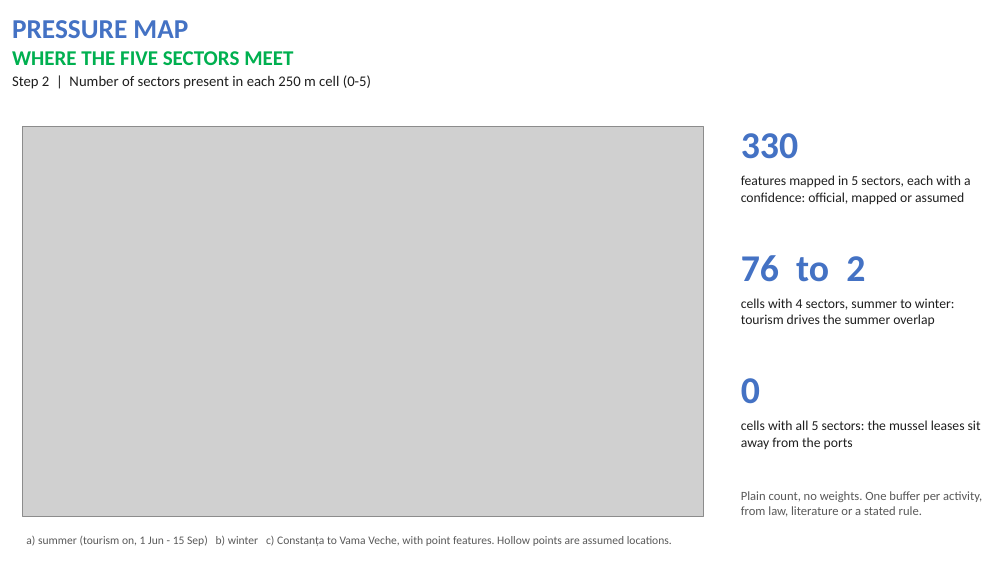
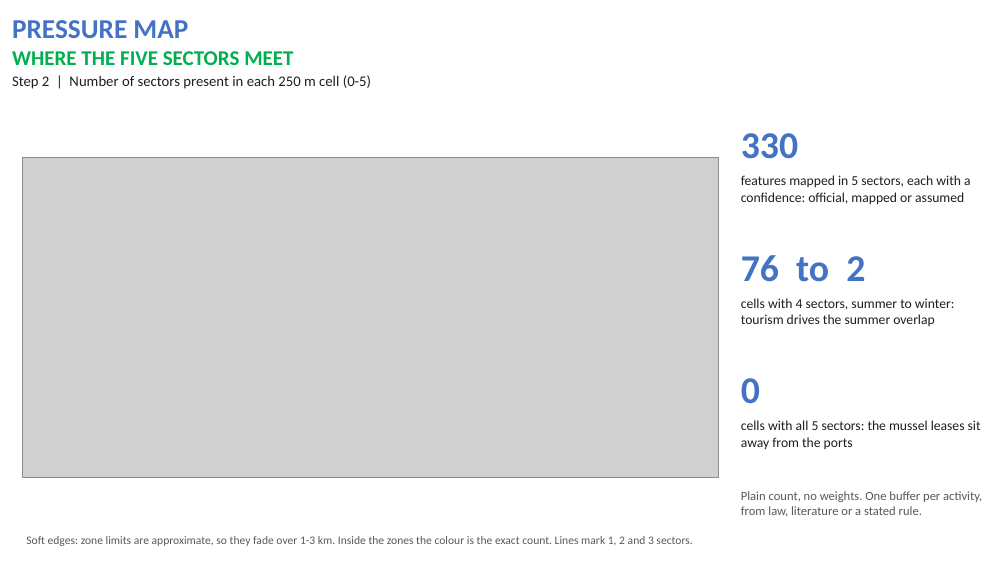
Before and after one commit to coastal-andy/black-sea-health-viewer, a slide deck: slide 5 of pitch/efxinnos_pitch.pptx. Drawn at 1008x567 pixels with LibreOffice and Linux fonts; fonts in the diff are those of the drawing; grey boxes stand for pictures. Boxes give left, top, right and bottom in pixels: in the first picture for what was removed or moved away, otherwise in the second. Text is boxed around its words. In the diff, an @@ line names an element or a change of style, - is before the commit and + after.

```diff
--- a/pitch/efxinnos_pitch.pptx
+++ b/pitch/efxinnos_pitch.pptx
@@ picture: place and size @@
-picture at box(23, 126, 703, 516)
+picture at box(23, 158, 718, 478)
@@ text at box(26, 536, 692, 546): text changed @@
-a) summer (tourism on, 1 Jun - 15 Sep) b) winter c) Constanța to Vama Veche, with point features. Hollow points are assumed locations.
+Soft edges: zone limits are approximate, so they fade over 1-3 km. Inside the zones the colour is the exact count. Lines mark 1, 2 and 3 sectors.
```
Also in this commit, not shown: 3 other files.
